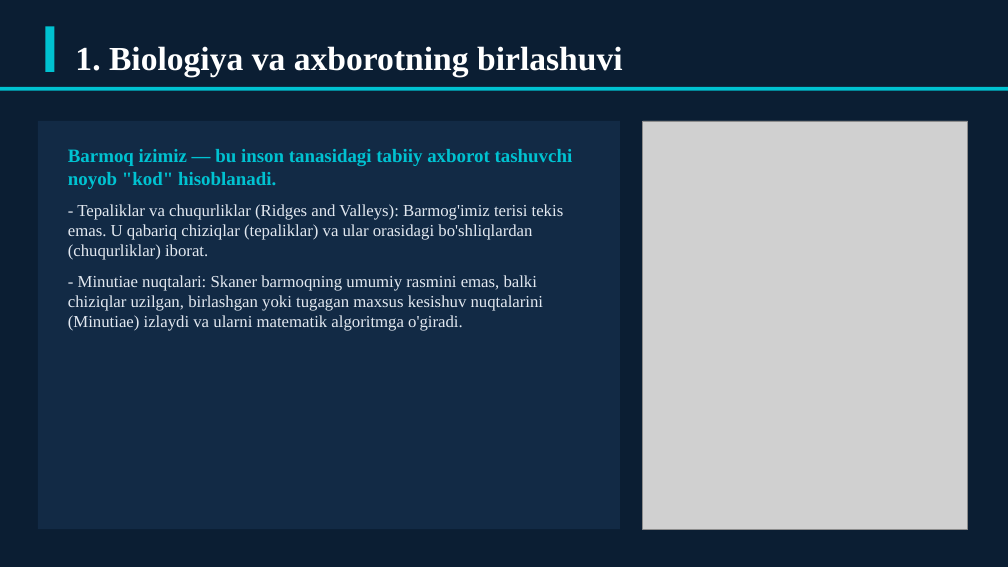
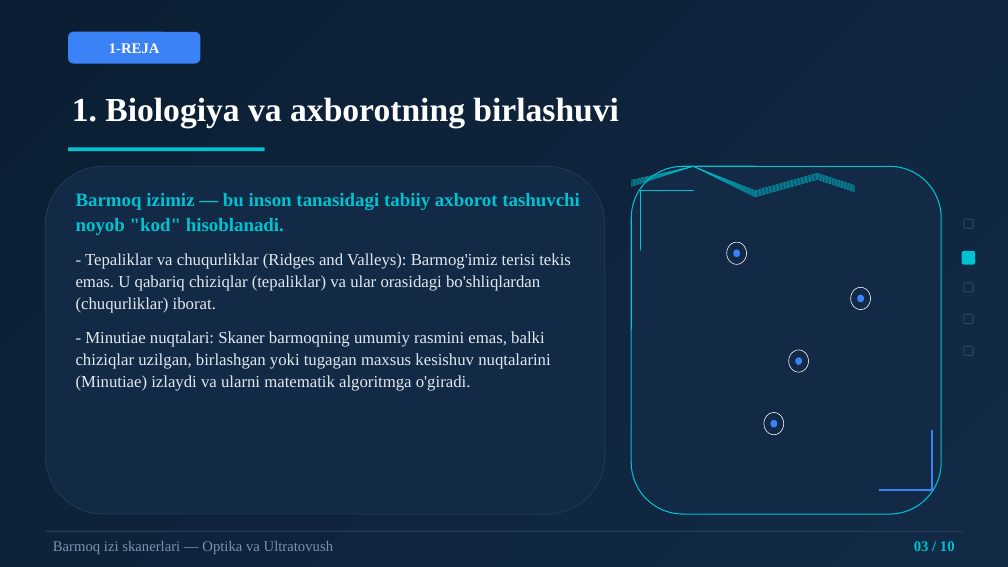
Before and after one commit to dasturland/kerak_taqdimot, a slide deck: slide 3 of barmoq_izi_skanerlari.pptx. Drawn at 1008x567 pixels with LibreOffice and Linux fonts; fonts in the diff are those of the drawing; grey boxes stand for pictures. Boxes give left, top, right and bottom in pixels: in the first picture for what was removed or moved away, otherwise in the second. Text is boxed around its words. In the diff, an @@ line names an element or a change of style, - is before the commit and + after.

```diff
--- a/barmoq_izi_skanerlari.pptx
+++ b/barmoq_izi_skanerlari.pptx
@@ rectangle added at box(0, 0, 1008, 567), fill gradient #0B1E33 to #122A45 @@
@@ rectangle removed at box(45, 26, 54, 72) @@
@@ rounded rectangle added at box(68, 32, 200, 64), fill #3B82F6 @@
@@ text added at box(109, 43, 160, 53), 14 pt, text #FFFFFF, bold @@
+1-REJA
@@ rectangle removed at box(0, 87, 1008, 91) @@
@@ text "1. Biologiya va axborotning birlashuvi": place and size @@
-text "1. Biologiya va axborotning birlashuvi" at box(75, 46, 623, 76)
+text "1. Biologiya va axborotning birlashuvi" at box(72, 97, 619, 128)
@@ text "1. Biologiya va axborotning birlashuvi" at box(72, 97, 619, 128): line spacing 1 to 1.04 @@
@@ rectangle added at box(68, 147, 265, 151), fill #00C2D1 @@
@@ picture removed at box(643, 121, 968, 529) @@
@@ rounded rectangle: place and size @@
-rounded rectangle at box(38, 121, 620, 529)
+rounded rectangle at box(45, 166, 605, 514)
@@ rounded rectangle at box(45, 166, 605, 514): rectangle to rounded rectangle; outline none to #243B55 0.75 pt @@
@@ text "Barmoq izimiz — bu inson ...": place and size @@
-text "Barmoq izimiz — bu inson ..." at box(68, 149, 573, 331)
+text "Barmoq izimiz — bu inson ..." at box(76, 193, 580, 391)
@@ text "Barmoq izimiz — bu inson ..." at box(76, 193, 580, 391): line spacing 1 to 1.1; more space between paragraphs @@
@@ rounded rectangle added at box(964, 219, 973, 228), outline #2A4563 1 pt @@
@@ rounded rectangle added at box(962, 251, 975, 265), fill #00C2D1 @@
@@ rounded rectangle added at box(964, 283, 973, 292), outline #2A4563 1 pt @@
@@ rounded rectangle added at box(964, 315, 973, 324), outline #2A4563 1 pt @@
@@ rounded rectangle added at box(964, 346, 973, 355), outline #2A4563 1 pt @@
@@ group added at box(631, 166, 941, 514): 8 ellipses, 7 freeform shapes, 4 lines, 1 rounded rectangle @@
@@ rectangle added at box(45, 531, 963, 532), fill #243B55 @@
@@ text added at box(53, 541, 333, 554), 14 pt, text #7A93AD @@
+Barmoq izi skanerlari — Optika va Ultratovush
@@ text added at box(914, 541, 955, 551), 14 pt, text #00C2D1, bold @@
+03 / 10
```
Also in this commit, not shown: 9 other slides changed, 4 other files.
